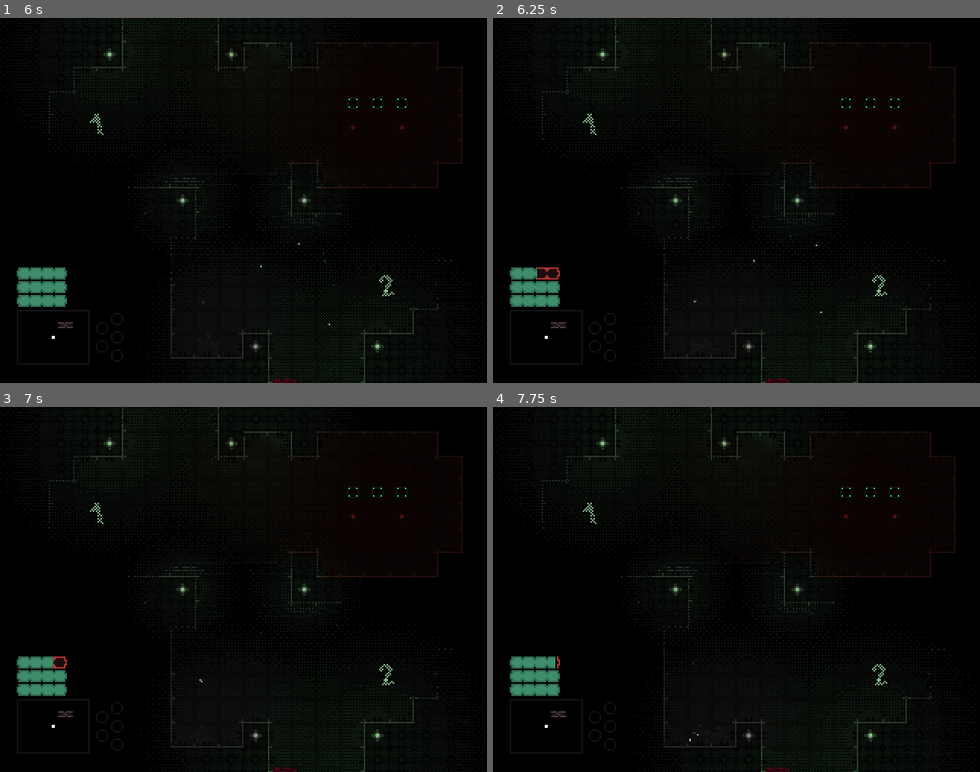
Above: before the commit, frames 1-4 (two rows, left to right).
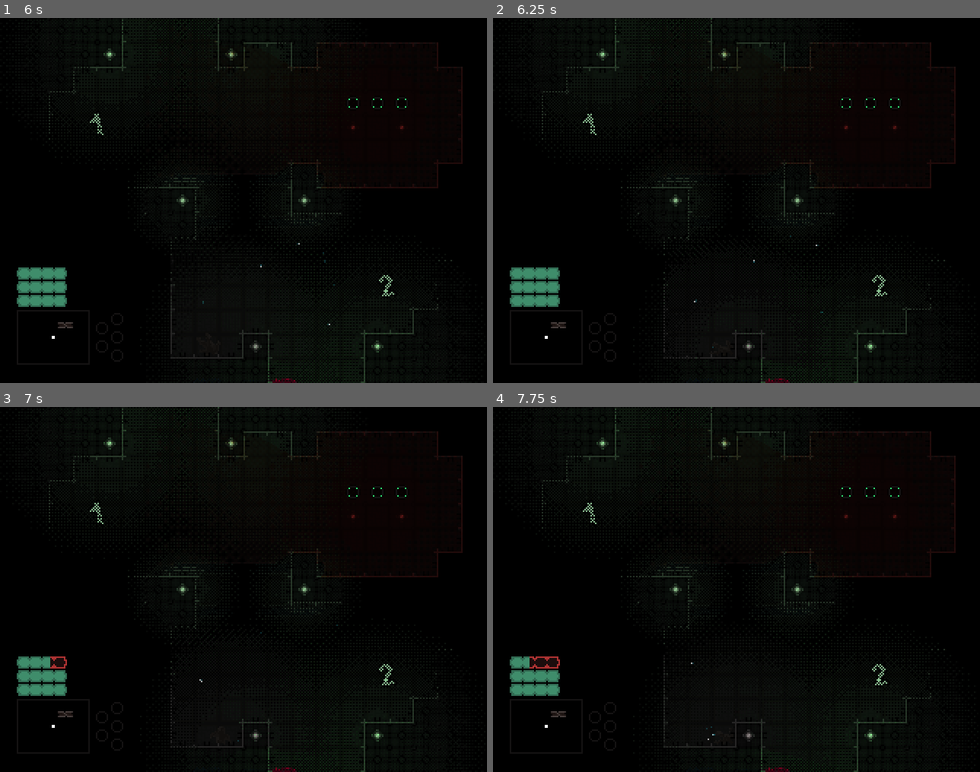
Above: after the commit, the same moments.

Repository: Phacenox/battery-acid
Game: Godot game, scene res://start_menu.tscn
The game is run twice, just before and just after one commit, with the same random seed, the same clock (stepped at 60 frames per second) and the same inputs. The engine's default icon, where the game draws it, is replaced by a stand-in: a white triangle on a blue panel in a dark square.
Inputs:
- Up to frame 1 (6 s): click "New Game" at 0.5 s; click "New Game" at 1.25 s; tap Enter at 2, 5 s; hold Shift 2.03-2.78 s; hold Up (ui_up) 2.03-3.53 s; tap Space at 2.27, 3.02, 4.25, 4.52, 5.27, 5.75 s; tap Shift at 2.85, 4.35, 5.85 s; hold Shift 3.53-4.28 s; hold Left (ui_left) 3.53-5.03 s; hold Down (ui_down) 5.03-5.78 s; hold Shift 5.03-5.78 s; hold Right (ui_right) from 5.78 s (still down)
- Up to frame 2 (6.25 s): keep holding Right (ui_right); tap Space at 6.02 s
- Up to frame 3 (7 s): release Right (ui_right) at 6.53 s; hold Up (ui_up) from 6.53 s (still down); hold Shift from 6.53 s (still down)
- Up to frame 4 (7.75 s): release Up (ui_up) at 7.28 s; release Shift at 7.28 s; hold Right (ui_right) from 7.28 s (still down); tap Shift at 7.35 s; tap Space at 7.52 s

Frame 1 is identical in both runs. In frame 2, 0.2% of the frame differs, in the area x 9-68%, y 65-94%; in frame 3, less than 0.1%; in frame 4, 0.2%, in the area x 7-53%, y 66-92%.

Commit message:
fixed player bonking on walls they graze

Diff:
--- a/game_scene.tscn
+++ b/game_scene.tscn
@@ -1047,7 +1047,7 @@
 script = ExtResource("36_fyqv8")
 
 [node name="batterylight" type="PointLight2D" parent="level4/Battery"]
-energy = 2.22985
+energy = 1.81405
 blend_mode = 2
 texture = ExtResource("37_p7ual")
 script = ExtResource("38_7720h")
--- a/player.gd
+++ b/player.gd
@@ -71,10 +71,11 @@
 			collision.get_collider_shape_index()
 			var layer = collision.get_collider()
 			if layer is TileMapLayer:
-				break_cell(layer, collision.get_collider_rid())
-				forward_v = -max_v
-				boosting = false
-				$ASM_hurt.play()
+				if abs(collision.get_normal().angle_to($pivot.transform.x)) > PI * 0.7:
+					break_cell(layer, collision.get_collider_rid())
+					forward_v = -max_v
+					boosting = false
+					$ASM_hurt.play()
 	if forward_v > wall_max_speed:
 		forward_v = velocity.length() - extra_speed
 	camera.offset += (position - last_position) * 0.0015
